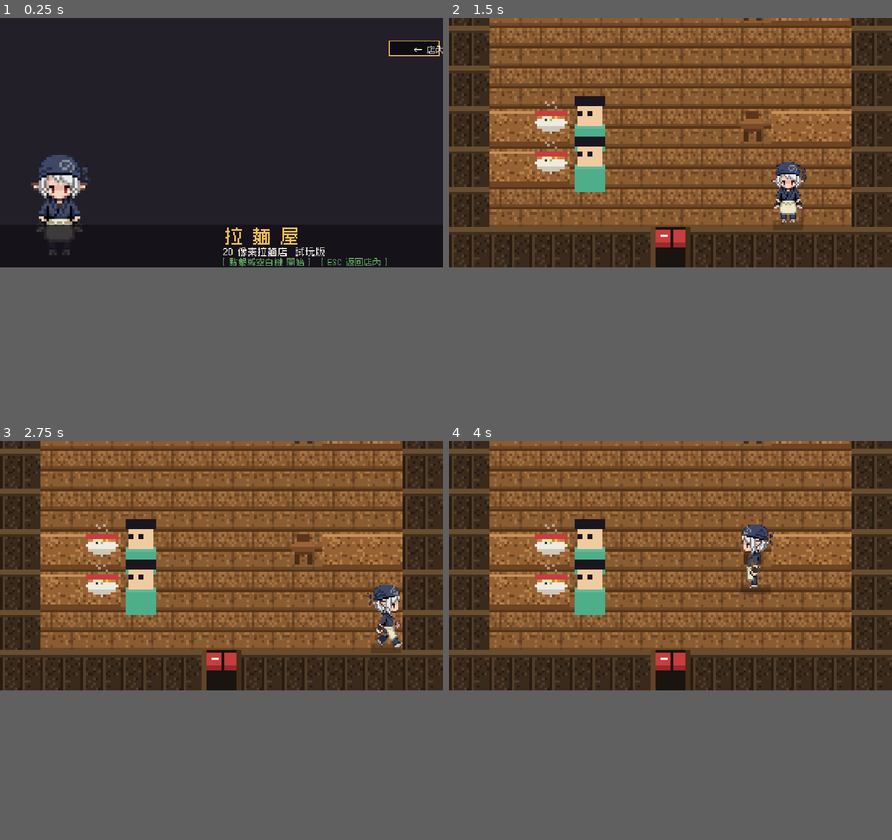
Above: before the commit, frames 1-4 (two rows, left to right).
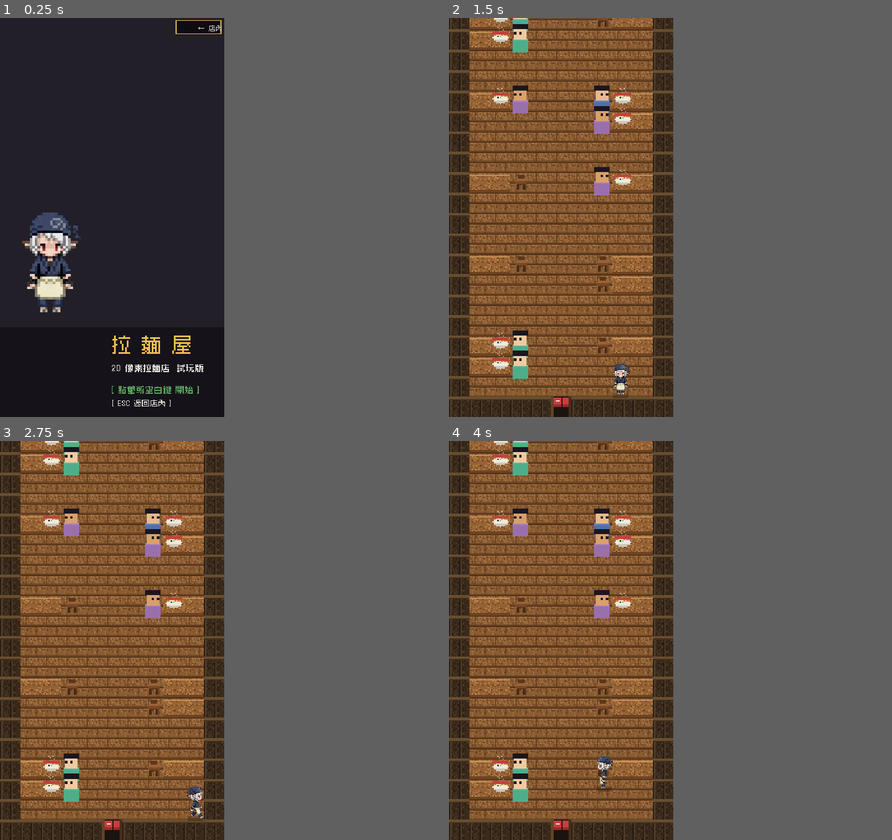
Above: after the commit, the same moments.

Repository: meloalright/ramen-ya
Game: Godot game, scene res://scenes/Main.tscn
Two runs of this game, one before a commit and one after it. Both use one fixed random seed, a clock stepped at 60 frames per second and the inputs below. This scene is started directly instead of the project's main scene.
Inputs (mouse positions are in pixels of both pictures, inside the frame that each line leads up to):
- Up to frame 1 (0.25 s): no input
- Up to frame 2 (1.5 s): tap Enter at 0.5, 1.35 s; move the mouse to (767, 129) at 0.52 s; hold D 0.53-1.28 s; tap M at 0.6 s; click (767, 129) at 0.67 s; tap Space at 0.77 s; move the mouse to (581, 153) at 1.27 s; hold S from 1.28 s (still down)
- Up to frame 3 (2.75 s): tap Space at 1.52, 2 s; move the mouse to (265, 512) at 2.02 s; release S at 2.03 s; hold D from 2.03 s (still down); tap R at 2.1 s
- Up to frame 4 (4 s): move the mouse to (648, 616) at 2.77 s; release D at 2.78 s; hold W 2.78-3.53 s; tap 0 at 2.85 s; click (648, 616) at 2.92 s; tap Space at 3.02, 3.77 s; move the mouse to (803, 604) at 3.52 s; hold A from 3.53 s (still down); tap E at 3.6 s
In our replay, the window is 800x450 before the commit and 405x720 after it. These sizes can differ from the game's own. Grey fills any space a smaller window leaves; there, only what the larger window draws over its background counts as a difference.

The runs differ from the first frame. In frame 1, 4.6% of the frame differs, in the area x 5-100%, y 0-98%; in frame 2, 58%, in the area x 0-100%, y 0-100%; in frame 3, 58%; in frame 4, 58%.

Commit message:
feat: convert to a portrait (vertical) game
- base resolution 480x270 → portrait 270x480 (window 405x720)
- World/Shop cameras adapt automatically; the tall narrow shop and the
  tall-building street both suit a vertical screen
- re-laid-out the cooking screen (Main.gd) for portrait: compact HUD with
  a full-width timer bar, three customer seats up top, the round assembly
  bowl centred, stations in 2 rows of 3, and 倒掉/上菜 buttons at the
  bottom; title and game-over screens re-centred too

Co-Authored-By: Claude Opus 4.8 (1M context) <noreply@anthropic.com>

Diff:
--- a/project.godot
+++ b/project.godot
@@ -17,10 +17,10 @@
 
 [display]
 
-window/size/viewport_width=480
-window/size/viewport_height=270
-window/size/window_width_override=960
-window/size/window_height_override=540
+window/size/viewport_width=270
+window/size/viewport_height=480
+window/size/window_width_override=405
+window/size/window_height_override=720
 window/stretch/mode="canvas_items"
 window/stretch/aspect="keep"
 window/dpi/allow_hidpi=true
--- a/scripts/Main.gd
+++ b/scripts/Main.gd
@@ -8,19 +8,19 @@
 #  cares whether to add 蔥花 / 香菜 / 辣椒.  Match their order and serve.
 # =====================================================================
 
-# ---- screen ---------------------------------------------------------
-const W := 480
-const H := 270
+# ---- screen (portrait) ---------------------------------------------
+const W := 270
+const H := 480
 
 # on-screen "back to shop" button (also bound to ESC / M)
-const BACK_RECT := Rect2(W - 58, 25, 54, 16)
+const BACK_RECT := Rect2(W - 58, 3, 54, 16)
 
 # action buttons
-const CLEAR_RECT := Rect2(148, 247, 88, 18)
-const SERVE_RECT := Rect2(244, 247, 88, 18)
+const CLEAR_RECT := Rect2(24, 440, 108, 26)
+const SERVE_RECT := Rect2(140, 440, 108, 26)
 
 # the assembly bowl (click target to drop a held ingredient)
-const BOWL_RECT := Rect2(196, 112, 88, 56)
+const BOWL_RECT := Rect2(90, 172, 90, 56)
 
 # ---- game states ----------------------------------------------------
 enum State { TITLE, PLAY, OVER }
@@ -68,7 +68,7 @@
 var day_time: float = 120.0
 
 const SEATS := 3
-var seat_x := [96, 240, 384]
+var seat_x := [46, 135, 224]
 var customers: Array = []
 var selected_seat: int = 0
 
@@ -151,15 +151,18 @@
 		["soup", "湯鍋"], ["noodles", "麵鍋"], ["beef", "牛肉片"],
 		["scallion", "蔥花"], ["cilantro", "香菜"], ["chili", "辣椒"],
 	]
-	var centers := [52, 128, 204, 280, 356, 432]
-	var ww := 64
-	var hh := 46
+	# 2 rows of 3 in the portrait counter
+	var spots := [Vector2(48, 252), Vector2(135, 252), Vector2(222, 252),
+		Vector2(48, 312), Vector2(135, 312), Vector2(222, 312)]
+	var ww := 80
+	var hh := 52
 	for i in defs.size():
+		var cx: float = spots[i].x
 		stations.append({
 			"item": defs[i][0],
 			"name": defs[i][1],
-			"rect": Rect2(centers[i] - ww / 2.0, 178, ww, hh),
-			"cx": centers[i],
+			"rect": Rect2(cx - ww / 2.0, spots[i].y, ww, hh),
+			"cx": cx,
 		})
 
 
@@ -215,7 +218,7 @@
 			continue
 		c.patience -= delta
 		if c.patience <= 0.0:
-			_spawn_float(Vector2(seat_x[i], 70), "生氣走了！", COL_RED)
+			_spawn_float(Vector2(seat_x[i], 84), "生氣走了！", COL_RED)
 			customers[i] = null
 			reputation -= 1
 			flash = 0.25
@@ -276,7 +279,7 @@
 
 	# seat selection
 	for i in SEATS:
-		if Rect2(seat_x[i] - 40, 24, 80, 80).has_point(p) and customers[i] != null:
+		if Rect2(seat_x[i] - 42, 60, 84, 84).has_point(p) and customers[i] != null:
 			selected_seat = i
 			return
 
@@ -286,7 +289,7 @@
 		return
 	if CLEAR_RECT.has_point(p):
 		_reset_bowl()
-		_spawn_float(Vector2(240, 150), "倒掉了", COL_YELLOW)
+		_spawn_float(Vector2(135, 232), "倒掉了", COL_YELLOW)
 		return
 
 	# drop a held ingredient into the assembly bowl
@@ -303,24 +306,24 @@
 
 func _place_into_bowl() -> void:
 	if held == "":
-		_spawn_float(Vector2(240, 150), "先點材料提起", COL_YELLOW)
+		_spawn_float(Vector2(135, 232), "先點材料提起", COL_YELLOW)
 		return
 	if bowl[held]:
-		_spawn_float(Vector2(240, 130), "已經放過了", COL_YELLOW)
+		_spawn_float(Vector2(135, 210), "已經放過了", COL_YELLOW)
 	else:
 		bowl[held] = true
 		var label := _item_name(held)
-		_spawn_float(Vector2(240, 126), "放入 " + label, COL_GREEN)
+		_spawn_float(Vector2(135, 206), "放入 " + label, COL_GREEN)
 	held = ""
 
 
 func _serve() -> void:
 	var c = customers[selected_seat]
 	if c == null:
-		_spawn_float(Vector2(240, 150), "沒有客人", COL_YELLOW)
+		_spawn_float(Vector2(135, 232), "沒有客人", COL_YELLOW)
 		return
 	if not _base_ok():
-		_spawn_float(Vector2(240, 150), "還沒做好！", COL_YELLOW)
+		_spawn_float(Vector2(135, 232), "還沒做好！", COL_YELLOW)
 		return
 
 	if _matches(c):
@@ -331,13 +334,13 @@
 		var tip: int = 60 + int(round(c.patience / c.max_patience * 50.0)) + 12 * want_n
 		money += tip
 		served += 1
-		_spawn_float(Vector2(seat_x[selected_seat], 60), "+" + str(tip), COL_GREEN)
+		_spawn_float(Vector2(seat_x[selected_seat], 84), "+" + str(tip), COL_GREEN)
 		flash = 0.2
 		flash_col = COL_GREEN
 	else:
 		money = max(0, money - 30)
 		reputation -= 1
-		_spawn_float(Vector2(seat_x[selected_seat], 60), "錯了！ -30", COL_RED)
+		_spawn_float(Vector2(seat_x[selected_seat], 84), "錯了！ -30", COL_RED)
 		flash = 0.25
 		flash_col = COL_RED
 
@@ -419,24 +422,24 @@
 
 func _draw_title() -> void:
 	if stall_tex != null:
-		var sw := 472.0
+		var sw := 262.0
 		var sh := sw * stall_tex.get_height() / float(stall_tex.get_width())
-		draw_texture_rect(stall_tex, Rect2((W - sw) / 2.0, 4, sw, sh), false)
-	_draw_chef(Vector2(64, 262), 118)
-	draw_rect(Rect2(0, 224, W, 46), Color(0.07, 0.06, 0.09, 0.8))
-	_title_text("拉 麵 屋", Vector2(244, 242), 20, COL_YELLOW)
-	_title_text("2D 像素拉麵店  試玩版", Vector2(242, 256), 10, COL_WHITE)
-	_title_text("[ 點擊或空白鍵 開始 ]   [ ESC 返回店內 ]", Vector2(242, 267), 9,
+		draw_texture_rect(stall_tex, Rect2((W - sw) / 2.0, 18, sw, sh), false)
+	_draw_chef(Vector2(60, 360), 130)
+	draw_rect(Rect2(0, 372, W, H - 372), Color(0.07, 0.06, 0.09, 0.82))
+	_title_text("拉 麵 屋", Vector2(135, 400), 24, COL_YELLOW)
+	_title_text("2D 像素拉麵店  試玩版", Vector2(135, 424), 10, COL_WHITE)
+	_title_text("[ 點擊或空白鍵 開始 ]", Vector2(135, 450), 10,
 		COL_GREEN if _blink() else COL_WHITE)
+	_title_text("[ ESC 返回店內 ]", Vector2(135, 466), 9, COL_WHITE)
 
 
 func _draw_play() -> void:
-	# kitchen wall + wooden counter
-	draw_rect(Rect2(0, 22, W, 90), COL_WALL)
-	draw_rect(Rect2(0, 22, W, 3), COL_WALL_HI)
-	draw_rect(Rect2(0, 112, W, H - 112), COL_COUNTER)
-	draw_rect(Rect2(0, 112, W, 3), Color(1, 1, 1, 0.18))
-	draw_rect(Rect2(0, 168, W, 2), COL_COUNTER_D)
+	# kitchen wall (behind customers) + wooden counter
+	draw_rect(Rect2(0, 26, W, 136), COL_WALL)
+	draw_rect(Rect2(0, 26, W, 3), COL_WALL_HI)
+	draw_rect(Rect2(0, 162, W, H - 162), COL_COUNTER)
+	draw_rect(Rect2(0, 162, W, 3), Color(1, 1, 1, 0.18))
 
 	# customers behind the counter
 	for i in SEATS:
@@ -447,8 +450,8 @@
 		_draw_station(s)
 
 	# assembly bowl
-	_draw_assembly(Vector2(240, 140))
-	_text("組裝中", Vector2(240, 106), 9, COL_WHITE, HORIZONTAL_ALIGNMENT_CENTER)
+	_draw_assembly(Vector2(135, 200))
+	_text("組裝中", Vector2(135, 166), 9, COL_WHITE, HORIZONTAL_ALIGNMENT_CENTER)
 
 	# action buttons
 	_draw_button(CLEAR_RECT, "倒掉", COL_RED)
@@ -463,17 +466,15 @@
 
 func _draw_hud() -> void:
 	draw_rect(Rect2(0, 0, W, 22), COL_INK)
-	_text("￥ " + str(money), Vector2(8, 16), 13, COL_YELLOW)
-	_text("賣出 " + str(served), Vector2(150, 16), 11, COL_WHITE)
-	_text("信譽", Vector2(250, 16), 11, COL_WHITE)
+	_text("￥ " + str(money), Vector2(6, 16), 12, COL_YELLOW)
+	_text("賣出 " + str(served), Vector2(74, 16), 10, COL_WHITE)
 	for i in 3:
 		var c := COL_RED if i < reputation else Color("44333a")
-		draw_rect(Rect2(286 + i * 14, 5, 11, 11), c)
-	_text("時間", Vector2(338, 16), 10, COL_WHITE)
-	var bw := 110
-	draw_rect(Rect2(372, 6, bw, 10), COL_PANEL)
+		draw_rect(Rect2(150 + i * 14, 5, 11, 11), c)
+	# day timer: full-width thin bar under the HUD
+	draw_rect(Rect2(0, 22, W, 4), COL_PANEL)
 	var frac: float = clamp(day_time / 120.0, 0.0, 1.0)
-	draw_rect(Rect2(372, 6, int(bw * frac), 10), COL_GREEN)
+	draw_rect(Rect2(0, 22, int(W * frac), 4), COL_GREEN)
 
 
 func _draw_seat(i: int) -> void:
@@ -482,22 +483,22 @@
 	if c == null:
 		return
 	if i == selected_seat:
-		draw_rect(Rect2(cx - 40, 24, 80, 80), Color(1, 1, 1, 0.10))
-		draw_rect(Rect2(cx - 26, 100, 52, 3), COL_YELLOW)
-
-	_draw_customer(Vector2(cx, 86), c.face)
+		draw_rect(Rect2(cx - 42, 60, 84, 84), Color(1, 1, 1, 0.10))
+		draw_rect(Rect2(cx - 26, 142, 52, 3), COL_YELLOW)
+
+	_draw_customer(Vector2(cx, 118), c.face)
 
 	# patience bar
-	var pw := 70
+	var pw := 74
 	var px: int = cx - pw / 2
-	draw_rect(Rect2(px, 102, pw, 5), COL_INK)
+	draw_rect(Rect2(px, 144, pw, 5), COL_INK)
 	var pf: float = clamp(c.patience / c.max_patience, 0.0, 1.0)
 	var pcol := COL_GREEN
 	if pf < 0.5: pcol = COL_YELLOW
 	if pf < 0.25: pcol = COL_RED
-	draw_rect(Rect2(px, 102, int(pw * pf), 5), pcol)
-
-	_draw_order_bubble(Vector2(cx, 30), c)
+	draw_rect(Rect2(px, 144, int(pw * pf), 5), pcol)
+
+	_draw_order_bubble(Vector2(cx, 36), c)
 
 
 func _draw_order_bubble(anchor: Vector2, c: Dictionary) -> void:
@@ -505,29 +506,28 @@
 	for k in TOP_ORDER:
 		if c.wants[k]:
 			wants.append(k)
-	var bw := 92
+	var bw := 82
 	var bx := int(anchor.x) - bw / 2
 	var by := int(anchor.y)
-	draw_rect(Rect2(bx, by, bw, 30), COL_WHITE)
-	draw_rect(Rect2(bx, by, bw, 30), COL_INK, false, 1.0)
-	draw_rect(Rect2(int(anchor.x) - 3, by + 30, 6, 5), COL_WHITE)
+	draw_rect(Rect2(bx, by, bw, 28), COL_WHITE)
+	draw_rect(Rect2(bx, by, bw, 28), COL_INK, false, 1.0)
+	draw_rect(Rect2(int(anchor.x) - 3, by + 28, 6, 5), COL_WHITE)
 	# beef-ramen base icon
 	if ctex.has("bowl_mini"):
 		var mb: Texture2D = ctex["bowl_mini"]
-		draw_texture_rect(mb, Rect2(bx + 13 - mb.get_width() / 2.0, by + 15 - mb.get_height() / 2.0,
+		draw_texture_rect(mb, Rect2(bx + 12 - mb.get_width() / 2.0, by + 14 - mb.get_height() / 2.0,
 			mb.get_width(), mb.get_height()), false)
 	else:
-		_mini_bowl(Vector2(bx + 13, by + 15))
-	_text("牛肉麵", Vector2(bx + 24, by + 11), 8, COL_INK)
+		_mini_bowl(Vector2(bx + 12, by + 14))
 	# wanted toppings (or 原味)
 	if wants.is_empty():
-		_text("原味", Vector2(bx + 40, by + 24), 9, COL_INK)
+		_text("原味", Vector2(bx + 46, by + 18), 9, COL_INK, HORIZONTAL_ALIGNMENT_CENTER)
 	else:
 		var ix := bx + 24
 		for k in wants:
-			draw_rect(Rect2(ix, by + 17, 9, 9), TOPPING[k].col)
-			draw_rect(Rect2(ix, by + 17, 9, 9), COL_INK, false, 1.0)
-			ix += 12
+			draw_rect(Rect2(ix, by + 10, 10, 10), TOPPING[k].col)
+			draw_rect(Rect2(ix, by + 10, 10, 10), COL_INK, false, 1.0)
+			ix += 14
 
 
 func _mini_bowl(center: Vector2) -> void:
@@ -696,17 +696,17 @@
 	draw_rect(BACK_RECT, Color(0, 0, 0, 0.6))
 	draw_rect(BACK_RECT, COL_YELLOW, false, 1.0)
 	_text("← 店內", Vector2(BACK_RECT.position.x + BACK_RECT.size.x / 2, BACK_RECT.position.y + 12),
-		9, COL_WHITE, HORIZONTAL_ALIGNMENT_CENTER)
+		8, COL_WHITE, HORIZONTAL_ALIGNMENT_CENTER)
 
 
 func _draw_over() -> void:
 	draw_rect(Rect2(0, 0, W, H), Color(0, 0, 0, 0.7))
 	var won := reputation > 0
 	var title := "打烊—今日結束！" if won else "遊戲結束"
-	_text(title, Vector2(240, 90), 22, (COL_GREEN if won else COL_RED), HORIZONTAL_ALIGNMENT_CENTER)
-	_text("今日收入  ￥" + str(money), Vector2(240, 130), 15, COL_YELLOW, HORIZONTAL_ALIGNMENT_CENTER)
-	_text("賣出拉麵  " + str(served), Vector2(240, 156), 12, COL_WHITE, HORIZONTAL_ALIGNMENT_CENTER)
-	_text("[ 點擊或按 R 再玩一次 ]", Vector2(240, 205), 12, COL_WHITE, HORIZONTAL_ALIGNMENT_CENTER)
+	_text(title, Vector2(135, 180), 20, (COL_GREEN if won else COL_RED), HORIZONTAL_ALIGNMENT_CENTER)
+	_text("今日收入  ￥" + str(money), Vector2(135, 230), 14, COL_YELLOW, HORIZONTAL_ALIGNMENT_CENTER)
+	_text("賣出拉麵  " + str(served), Vector2(135, 258), 12, COL_WHITE, HORIZONTAL_ALIGNMENT_CENTER)
+	_text("[ 點擊或按 R 再玩一次 ]", Vector2(135, 330), 11, COL_WHITE, HORIZONTAL_ALIGNMENT_CENTER)
 
 
 func _draw_chef(center_bottom: Vector2, h: float) -> void:
Not shown, changed: README.md
